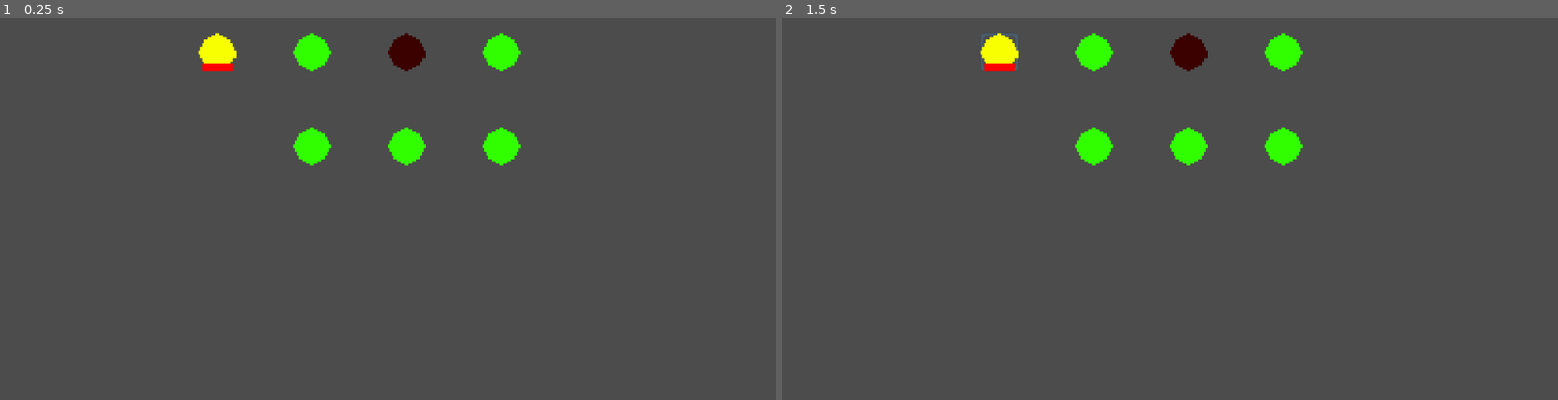
Above: before the commit, frames 1-2 (left to right).
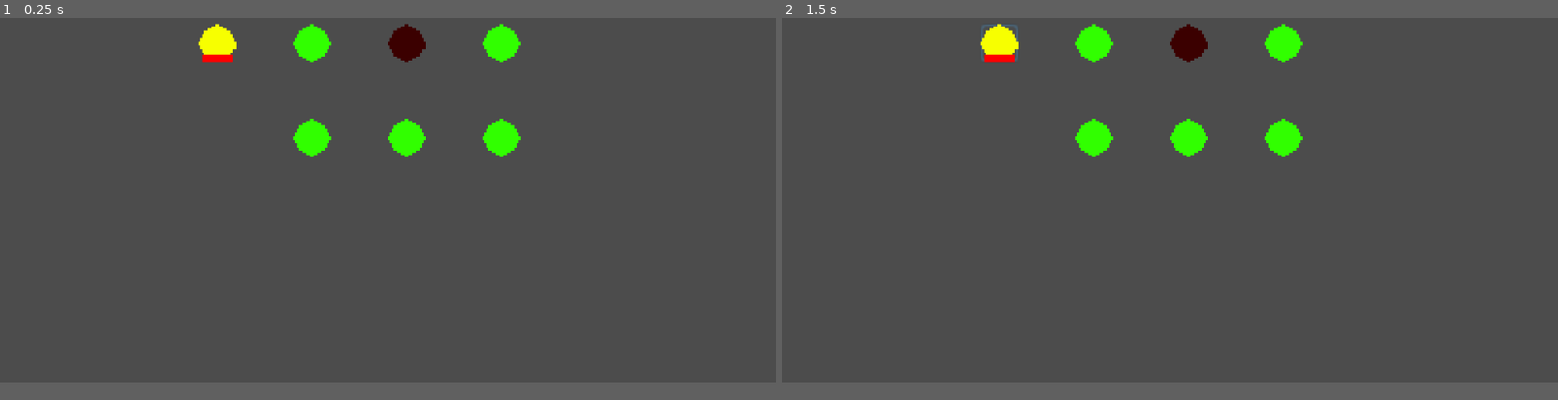
Above: after the commit, the same moments.

Repository: santiagomb17/trueRats
Game: Godot game, scene res://scenes/Base Scene.tscn
Two runs of this game, one before a commit and one after it. Both use one fixed random seed, a clock stepped at 60 frames per second and the inputs below.
Inputs (mouse positions are in pixels of both pictures, inside the frame that each line leads up to):
- Up to frame 1 (0.25 s): no input
- Up to frame 2 (1.5 s): click (999, 52) at 0.52 s; click (999, 52) at 1.27 s
In our replay, the window is 800x468 before the commit and 800x450 after it. These sizes can differ from the game's own. Grey fills any space a smaller window leaves; there, only what the larger window draws over its background counts as a difference.

The runs differ from the first frame. In frame 1, 1.7% of the frame differs, in the area x 25-68%, y 1-39%; in frame 2, 1.8%.

Commit message:
removed deprcated nodes & fixed export settings
removed all nodes that used raycasts and fixed the camera and project to be able to export to android.

Diff:
--- a/Plague Rats/project.godot
+++ b/Plague Rats/project.godot
@@ -19,6 +19,12 @@
 run/main_scene="res://scenes/Base Scene.tscn"
 config/icon="res://icon.png"
 
+[display]
+
+window/size/height=576
+window/size/test_width=1024
+window/size/test_height=576
+
 [rendering]
 
 environment/default_environment="res://default_env.tres"
--- a/Plague Rats/scenes/Base Scene.tscn
+++ b/Plague Rats/scenes/Base Scene.tscn
@@ -1,9 +1,9 @@
 [gd_scene load_steps=6 format=2]
 
 [ext_resource path="res://scenes/Player.tscn" type="PackedScene" id=1]
-[ext_resource path="res://scenes/nodes/special nodes/Level Start Node.tscn" type="PackedScene" id=2]
-[ext_resource path="res://scenes/nodes/special nodes/Generic Node.tscn" type="PackedScene" id=3]
-[ext_resource path="res://scenes/nodes/special nodes/goal node.tscn" type="PackedScene" id=6]
+[ext_resource path="res://scenes/nodes/Level Start Node.tscn" type="PackedScene" id=2]
+[ext_resource path="res://scenes/nodes/Generic Node.tscn" type="PackedScene" id=3]
+[ext_resource path="res://scenes/nodes/goal node.tscn" type="PackedScene" id=6]
 [ext_resource path="res://scenes/endSpawn.tscn" type="PackedScene" id=8]
 
 [node name="Base Scene" type="Node2D"]
--- a/Plague Rats/scenes/casts/downCast.tscn
+++ /dev/null
@@ -1,8 +0,0 @@
-[gd_scene load_steps=2 format=2]
-
-[ext_resource path="res://scripts/rayCast.gd" type="Script" id=1]
-
-[node name="downCast" type="RayCast2D"]
-exclude_parent = false
-collide_with_areas = true
-script = ExtResource( 1 )
--- a/Plague Rats/scenes/casts/leftCast.tscn
+++ /dev/null
@@ -1,9 +0,0 @@
-[gd_scene load_steps=2 format=2]
-
-[ext_resource path="res://scripts/rayCast.gd" type="Script" id=1]
-
-[node name="leftCast" type="RayCast2D"]
-exclude_parent = false
-cast_to = Vector2( -50, 0 )
-collide_with_areas = true
-script = ExtResource( 1 )
--- a/Plague Rats/scenes/casts/rightCast.tscn
+++ /dev/null
@@ -1,9 +0,0 @@
-[gd_scene load_steps=2 format=2]
-
-[ext_resource path="res://scripts/rayCast.gd" type="Script" id=1]
-
-[node name="rightCast" type="RayCast2D"]
-exclude_parent = false
-cast_to = Vector2( 50, 0 )
-collide_with_areas = true
-script = ExtResource( 1 )
--- a/Plague Rats/scenes/casts/upCast.tscn
+++ /dev/null
@@ -1,9 +0,0 @@
-[gd_scene load_steps=2 format=2]
-
-[ext_resource path="res://scripts/rayCast.gd" type="Script" id=1]
-
-[node name="upCast" type="RayCast2D"]
-exclude_parent = false
-cast_to = Vector2( 0, -50 )
-collide_with_areas = true
-script = ExtResource( 1 )
--- /dev/null
+++ b/Plague Rats/scenes/levels/well_level.tscn
@@ -0,0 +1,3 @@
+[gd_scene format=2]
+
+[node name="well_level" type="Node2D"]
--- a/Plague Rats/scenes/nodes/1 casts/E.tscn
+++ /dev/null
@@ -1,9 +0,0 @@
-[gd_scene load_steps=3 format=2]
-
-[ext_resource path="res://scenes/nodes/special nodes/Generic Node.tscn" type="PackedScene" id=1]
-[ext_resource path="res://scenes/casts/rightCast.tscn" type="PackedScene" id=2]
-
-[node name="Generic Node" instance=ExtResource( 1 )]
-
-[node name="rightCast" parent="." index="2" instance=ExtResource( 2 )]
-position = Vector2( 22, 10 )
--- a/Plague Rats/scenes/nodes/1 casts/N.tscn
+++ /dev/null
@@ -1,9 +0,0 @@
-[gd_scene load_steps=3 format=2]
-
-[ext_resource path="res://scenes/nodes/special nodes/Generic Node.tscn" type="PackedScene" id=1]
-[ext_resource path="res://scenes/casts/upCast.tscn" type="PackedScene" id=2]
-
-[node name="Generic Node" instance=ExtResource( 1 )]
-
-[node name="upCast" parent="." index="2" instance=ExtResource( 2 )]
-position = Vector2( 10, -2 )
--- a/Plague Rats/scenes/nodes/1 casts/S.tscn
+++ /dev/null
@@ -1,9 +0,0 @@
-[gd_scene load_steps=3 format=2]
-
-[ext_resource path="res://scenes/nodes/special nodes/Generic Node.tscn" type="PackedScene" id=1]
-[ext_resource path="res://scenes/casts/downCast.tscn" type="PackedScene" id=2]
-
-[node name="Generic Node" instance=ExtResource( 1 )]
-
-[node name="downCast" parent="." index="2" instance=ExtResource( 2 )]
-position = Vector2( 10, 22 )
--- a/Plague Rats/scenes/nodes/1 casts/W.tscn
+++ /dev/null
@@ -1,9 +0,0 @@
-[gd_scene load_steps=3 format=2]
-
-[ext_resource path="res://scenes/nodes/special nodes/Generic Node.tscn" type="PackedScene" id=1]
-[ext_resource path="res://scenes/casts/leftCast.tscn" type="PackedScene" id=2]
-
-[node name="Generic Node" instance=ExtResource( 1 )]
-
-[node name="leftCast" parent="." index="2" instance=ExtResource( 2 )]
-position = Vector2( -2, 10 )
--- a/Plague Rats/scenes/nodes/2 casts/ES.tscn
+++ /dev/null
@@ -1,13 +0,0 @@
-[gd_scene load_steps=4 format=2]
-
-[ext_resource path="res://scenes/casts/rightCast.tscn" type="PackedScene" id=1]
-[ext_resource path="res://scenes/nodes/special nodes/Generic Node.tscn" type="PackedScene" id=2]
-[ext_resource path="res://scenes/casts/downCast.tscn" type="PackedScene" id=3]
-
-[node name="Generic Node" instance=ExtResource( 2 )]
-
-[node name="rightCast" parent="." index="2" instance=ExtResource( 1 )]
-position = Vector2( 22, 10 )
-
-[node name="downCast" parent="." index="3" instance=ExtResource( 3 )]
-position = Vector2( 10, 22 )
--- a/Plague Rats/scenes/nodes/2 casts/EW.tscn
+++ /dev/null
@@ -1,13 +0,0 @@
-[gd_scene load_steps=4 format=2]
-
-[ext_resource path="res://scenes/casts/leftCast.tscn" type="PackedScene" id=1]
-[ext_resource path="res://scenes/nodes/special nodes/Generic Node.tscn" type="PackedScene" id=2]
-[ext_resource path="res://scenes/casts/rightCast.tscn" type="PackedScene" id=3]
-
-[node name="Generic Node" instance=ExtResource( 2 )]
-
-[node name="rightCast" parent="." index="2" instance=ExtResource( 3 )]
-position = Vector2( 22, 10 )
-
-[node name="leftCast" parent="." index="3" instance=ExtResource( 1 )]
-position = Vector2( -2, 10 )
--- a/Plague Rats/scenes/nodes/2 casts/NE.tscn
+++ /dev/null
@@ -1,13 +0,0 @@
-[gd_scene load_steps=4 format=2]
-
-[ext_resource path="res://scenes/casts/rightCast.tscn" type="PackedScene" id=1]
-[ext_resource path="res://scenes/nodes/special nodes/Generic Node.tscn" type="PackedScene" id=2]
-[ext_resource path="res://scenes/casts/upCast.tscn" type="PackedScene" id=3]
-
-[node name="Generic Node" instance=ExtResource( 2 )]
-
-[node name="upCast" parent="." index="2" instance=ExtResource( 3 )]
-position = Vector2( 10, -2 )
-
-[node name="rightCast" parent="." index="3" instance=ExtResource( 1 )]
-position = Vector2( 22, 10 )
--- a/Plague Rats/scenes/nodes/2 casts/NS.tscn
+++ /dev/null
@@ -1,13 +0,0 @@
-[gd_scene load_steps=4 format=2]
-
-[ext_resource path="res://scenes/casts/downCast.tscn" type="PackedScene" id=1]
-[ext_resource path="res://scenes/nodes/special nodes/Generic Node.tscn" type="PackedScene" id=2]
-[ext_resource path="res://scenes/casts/upCast.tscn" type="PackedScene" id=3]
-
-[node name="Generic Node" instance=ExtResource( 2 )]
-
-[node name="downCast" parent="." index="2" instance=ExtResource( 1 )]
-position = Vector2( 10, 22 )
-
-[node name="upCast" parent="." index="3" instance=ExtResource( 3 )]
-position = Vector2( 10, -2 )
--- a/Plague Rats/scenes/nodes/2 casts/SW.tscn
+++ /dev/null
@@ -1,13 +0,0 @@
-[gd_scene load_steps=4 format=2]
-
-[ext_resource path="res://scenes/casts/downCast.tscn" type="PackedScene" id=1]
-[ext_resource path="res://scenes/casts/leftCast.tscn" type="PackedScene" id=2]
-[ext_resource path="res://scenes/nodes/special nodes/Generic Node.tscn" type="PackedScene" id=3]
-
-[node name="Generic Node" instance=ExtResource( 3 )]
-
-[node name="downCast" parent="." index="2" instance=ExtResource( 1 )]
-position = Vector2( 10, 22 )
-
-[node name="leftCast" parent="." index="3" instance=ExtResource( 2 )]
-position = Vector2( -2, 10 )
--- a/Plague Rats/scenes/nodes/2 casts/WN.tscn
+++ /dev/null
@@ -1,13 +0,0 @@
-[gd_scene load_steps=4 format=2]
-
-[ext_resource path="res://scenes/casts/upCast.tscn" type="PackedScene" id=1]
-[ext_resource path="res://scenes/casts/leftCast.tscn" type="PackedScene" id=2]
-[ext_resource path="res://scenes/nodes/special nodes/Generic Node.tscn" type="PackedScene" id=3]
-
-[node name="Generic Node" instance=ExtResource( 3 )]
-
-[node name="leftCast" parent="." index="2" instance=ExtResource( 2 )]
-position = Vector2( -2, 10 )
-
-[node name="upCast" parent="." index="3" instance=ExtResource( 1 )]
-position = Vector2( 10, -2 )
--- a/Plague Rats/scenes/nodes/3 casts/ESW.tscn
+++ /dev/null
@@ -1,17 +0,0 @@
-[gd_scene load_steps=5 format=2]
-
-[ext_resource path="res://scenes/casts/leftCast.tscn" type="PackedScene" id=1]
-[ext_resource path="res://scenes/nodes/special nodes/Generic Node.tscn" type="PackedScene" id=2]
-[ext_resource path="res://scenes/casts/downCast.tscn" type="PackedScene" id=3]
-[ext_resource path="res://scenes/casts/rightCast.tscn" type="PackedScene" id=4]
-
-[node name="Generic Node" instance=ExtResource( 2 )]
-
-[node name="downCast" parent="." index="2" instance=ExtResource( 3 )]
-position = Vector2( 10, 22 )
-
-[node name="leftCast" parent="." index="3" instance=ExtResource( 1 )]
-position = Vector2( -2, 10 )
-
-[node name="rightCast" parent="." index="4" instance=ExtResource( 4 )]
-position = Vector2( 22, 10 )
--- a/Plague Rats/scenes/nodes/3 casts/NES.tscn
+++ /dev/null
@@ -1,17 +0,0 @@
-[gd_scene load_steps=5 format=2]
-
-[ext_resource path="res://scenes/nodes/special nodes/Generic Node.tscn" type="PackedScene" id=1]
-[ext_resource path="res://scenes/casts/upCast.tscn" type="PackedScene" id=2]
-[ext_resource path="res://scenes/casts/downCast.tscn" type="PackedScene" id=3]
-[ext_resource path="res://scenes/casts/rightCast.tscn" type="PackedScene" id=4]
-
-[node name="Generic Node" instance=ExtResource( 1 )]
-
-[node name="upCast" parent="." index="2" instance=ExtResource( 2 )]
-position = Vector2( 10, -2 )
-
-[node name="downCast" parent="." index="3" instance=ExtResource( 3 )]
-position = Vector2( 10, 22 )
-
-[node name="rightCast" parent="." index="4" instance=ExtResource( 4 )]
-position = Vector2( 22, 10 )
--- a/Plague Rats/scenes/nodes/3 casts/NEW.tscn
+++ /dev/null
@@ -1,17 +0,0 @@
-[gd_scene load_steps=5 format=2]
-
-[ext_resource path="res://scenes/casts/leftCast.tscn" type="PackedScene" id=1]
-[ext_resource path="res://scenes/nodes/special nodes/Generic Node.tscn" type="PackedScene" id=2]
-[ext_resource path="res://scenes/casts/upCast.tscn" type="PackedScene" id=3]
-[ext_resource path="res://scenes/casts/rightCast.tscn" type="PackedScene" id=4]
-
-[node name="Generic Node" instance=ExtResource( 2 )]
-
-[node name="leftCast" parent="." index="2" instance=ExtResource( 1 )]
-position = Vector2( -2, 10 )
-
-[node name="rightCast" parent="." index="3" instance=ExtResource( 4 )]
-position = Vector2( 22, 10 )
-
-[node name="upCast" parent="." index="4" instance=ExtResource( 3 )]
-position = Vector2( 10, -2 )
--- a/Plague Rats/scenes/nodes/3 casts/NSW.tscn
+++ /dev/null
@@ -1,17 +0,0 @@
-[gd_scene load_steps=5 format=2]
-
-[ext_resource path="res://scenes/casts/leftCast.tscn" type="PackedScene" id=1]
-[ext_resource path="res://scenes/nodes/special nodes/Generic Node.tscn" type="PackedScene" id=2]
-[ext_resource path="res://scenes/casts/upCast.tscn" type="PackedScene" id=3]
-[ext_resource path="res://scenes/casts/downCast.tscn" type="PackedScene" id=4]
-
-[node name="Generic Node" instance=ExtResource( 2 )]
-
-[node name="upCast" parent="." index="2" instance=ExtResource( 3 )]
-position = Vector2( 10, -2 )
-
-[node name="downCast" parent="." index="3" instance=ExtResource( 4 )]
-position = Vector2( 10, 22 )
-
-[node name="leftCast" parent="." index="4" instance=ExtResource( 1 )]
-position = Vector2( -2, 10 )
--- a/Plague Rats/scenes/nodes/4 cast/NESW.tscn
+++ /dev/null
@@ -1,21 +0,0 @@
-[gd_scene load_steps=6 format=2]
-
-[ext_resource path="res://scenes/casts/leftCast.tscn" type="PackedScene" id=1]
-[ext_resource path="res://scenes/casts/rightCast.tscn" type="PackedScene" id=2]
-[ext_resource path="res://scenes/casts/upCast.tscn" type="PackedScene" id=3]
-[ext_resource path="res://scenes/nodes/special nodes/Generic Node.tscn" type="PackedScene" id=4]
-[ext_resource path="res://scenes/casts/downCast.tscn" type="PackedScene" id=5]
-
-[node name="Generic Node" instance=ExtResource( 4 )]
-
-[node name="downCast" parent="." index="2" instance=ExtResource( 5 )]
-position = Vector2( 10, 22 )
-
-[node name="leftCast" parent="." index="3" instance=ExtResource( 1 )]
-position = Vector2( -2, 10 )
-
-[node name="rightCast" parent="." index="4" instance=ExtResource( 2 )]
-position = Vector2( 22, 10 )
-
-[node name="upCast" parent="." index="5" instance=ExtResource( 3 )]
-position = Vector2( 10, -2 )
--- /dev/null
+++ b/Plague Rats/scenes/nodes/Level End Node.tscn
@@ -0,0 +1,12 @@
+[gd_scene load_steps=3 format=2]
+
+[ext_resource path="res://art assets/nodes/level_end_texture.png" type="Texture" id=1]
+[ext_resource path="res://scenes/nodes/Generic Node.tscn" type="PackedScene" id=2]
+
+
+[node name="Level End Node" groups=[
+"end level",
+] instance=ExtResource( 2 )]
+
+[node name="Sprite" parent="Button" index="0"]
+texture = ExtResource( 1 )
--- a/Plague Rats/scenes/nodes/special nodes/Level Start Node.tscn
+++ b/Plague Rats/scenes/nodes/Level Start Node.tscn
@@ -1,7 +1,8 @@
 [gd_scene load_steps=3 format=2]
 
 [ext_resource path="res://art assets/nodes/level_start_texture.png" type="Texture" id=1]
-[ext_resource path="res://scenes/nodes/special nodes/Generic Node.tscn" type="PackedScene" id=2]
+[ext_resource path="res://scenes/nodes/Generic Node.tscn" type="PackedScene" id=2]
+
 
 [node name="Level Start Node" groups=[
 "start level",
--- a/Plague Rats/scenes/nodes/special nodes/goal node.tscn
+++ b/Plague Rats/scenes/nodes/goal node.tscn
@@ -1,7 +1,8 @@
 [gd_scene load_steps=3 format=2]
 
-[ext_resource path="res://scenes/nodes/special nodes/Generic Node.tscn" type="PackedScene" id=4]
+[ext_resource path="res://scenes/nodes/Generic Node.tscn" type="PackedScene" id=4]
 [ext_resource path="res://art assets/nodes/cast_node_texture.png" type="Texture" id=6]
+
 
 [node name="Area2D" groups=[
 "goal node",
--- a/Plague Rats/scenes/nodes/special nodes/Level End Node.tscn
+++ /dev/null
@@ -1,11 +0,0 @@
-[gd_scene load_steps=3 format=2]
-
-[ext_resource path="res://art assets/nodes/level_end_texture.png" type="Texture" id=1]
-[ext_resource path="res://scenes/nodes/special nodes/Generic Node.tscn" type="PackedScene" id=2]
-
-[node name="Level End Node" groups=[
-"end level",
-] instance=ExtResource( 2 )]
-
-[node name="Sprite" parent="Button" index="0"]
-texture = ExtResource( 1 )
--- a/Plague Rats/scenes/testScene.tscn
+++ b/Plague Rats/scenes/testScene.tscn
@@ -1,12 +1,13 @@
 [gd_scene load_steps=8 format=2]
 
-[ext_resource path="res://scenes/nodes/special nodes/goal node.tscn" type="PackedScene" id=1]
-[ext_resource path="res://scenes/nodes/special nodes/Level Start Node.tscn" type="PackedScene" id=2]
+[ext_resource path="res://scenes/nodes/goal node.tscn" type="PackedScene" id=1]
+[ext_resource path="res://scenes/nodes/Level Start Node.tscn" type="PackedScene" id=2]
 [ext_resource path="res://scenes/Player.tscn" type="PackedScene" id=3]
 [ext_resource path="res://scenes/endSpawn.tscn" type="PackedScene" id=4]
 [ext_resource path="res://scenes/nodes/2 casts/NS.tscn" type="PackedScene" id=5]
 [ext_resource path="res://scenes/nodes/2 casts/EW.tscn" type="PackedScene" id=6]
 [ext_resource path="res://scenes/nodes/2 casts/NE.tscn" type="PackedScene" id=7]
+
 
 [node name="testScene" type="Node2D"]
 
--- a/Plague Rats/scripts/endSpawn.gd
+++ b/Plague Rats/scripts/endSpawn.gd
@@ -1,7 +1,7 @@
 extends Position2D
 
 
-var endLvlLoader = load("res://scenes/nodes/special nodes/Level End Node.tscn")
+var endLvlLoader = load("res://scenes/nodes/Level End Node.tscn")
 var endLevelNode
 
    #spawns node
Not shown, removed: Plague Rats/.mono/metadata/ide_messaging_meta.txt
Not shown, added: Plague Rats/export_presets.cfg
Renamed: Plague Rats/scenes/nodes/special nodes/Generic Node.tscn -> Plague Rats/scenes/nodes/Generic Node.tscn
